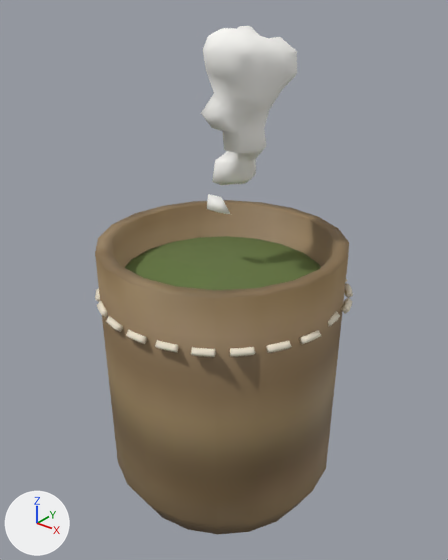
A saved change to the glTF model game/props/food/yunomi_wood.glb.
Both versions are drawn from a 50 mm camera at (0.158, -0.197, 0.231) aimed at (0.0, 0.001, 0.108). Lighting does not change. The marker at lower left points along +X, +Y and +Z. The older version comes first. Where no turn or scale is listed for an object, it has been applied to the vertices.

The first picture shows 'yunomi_wood_felt_tea', 'yunomi_wood_steam5', 'yunomi_wood_thread', 'yunomi_wood_wood_light'.
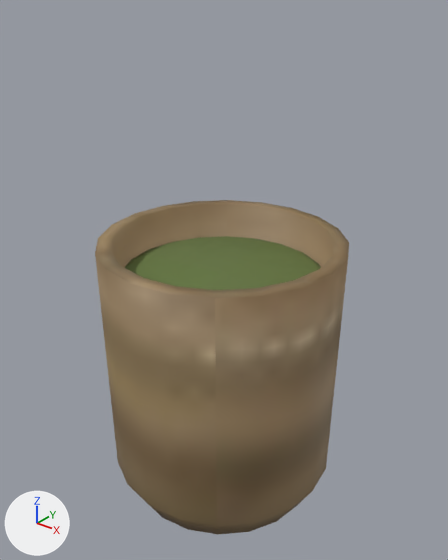
Boxes [x1, y1, x2, y2] around the edits, measured in the pictures (448 x 560 px):
'yunomi_wood_steam5', deleted: before [201, 26, 297, 214]
'yunomi_wood_thread', deleted: before [95, 279, 353, 357]

The change, as a diff of the scene's bpy script:
```diff
--- a/game/props/food/yunomi_wood.glb.py
+++ b/game/props/food/yunomi_wood.glb.py
@@ ob_yunomi_wood_steam5 @@
-ob_yunomi_wood_steam5 = bpy.data.objects.new('yunomi_wood_steam5', me_mesh_004)
-ob_yunomi_wood_steam5.location = (0.0, 0.0, 0.0)
@@ ob_yunomi_wood_thread @@
-ob_yunomi_wood_thread = bpy.data.objects.new('yunomi_wood_thread', me_yunomi_wood_thread)
-ob_yunomi_wood_thread.location = (0.0, 0.0, 0.0)
```
